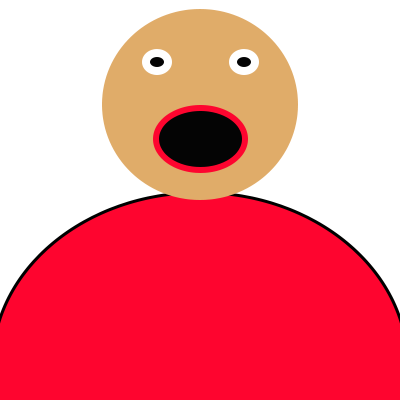
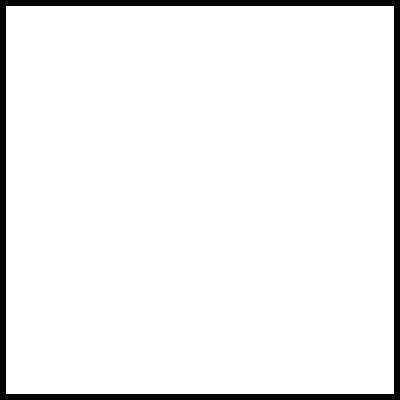
Before/after of a 400px x 400px layered artwork. What changed in the layer stack:
renamed "eye 2" to "Rectangle 1", painted on it over (x1=0, y1=0, x2=400, y2=400)
removed layer "eye 1" over (x1=142, y1=49, x2=172, y2=75)
removed layer "Mouth" over (x1=153, y1=105, x2=248, y2=173)
removed layer "Face" over (x1=102, y1=9, x2=298, y2=200)
removed layer "Body" over (x1=0, y1=191, x2=400, y2=400)
